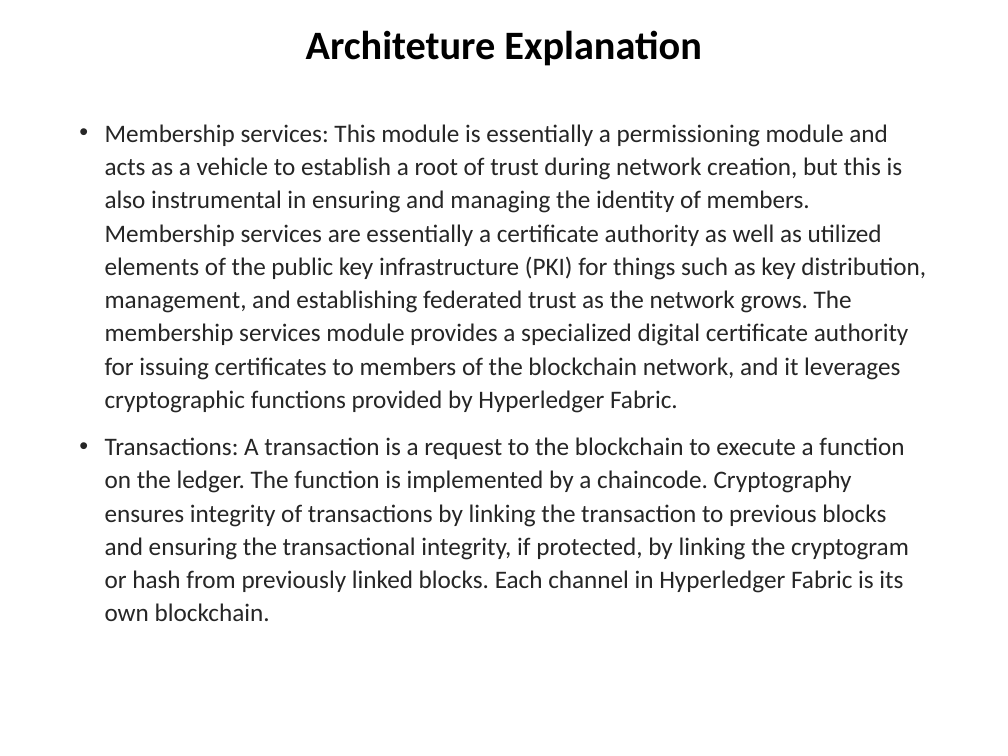
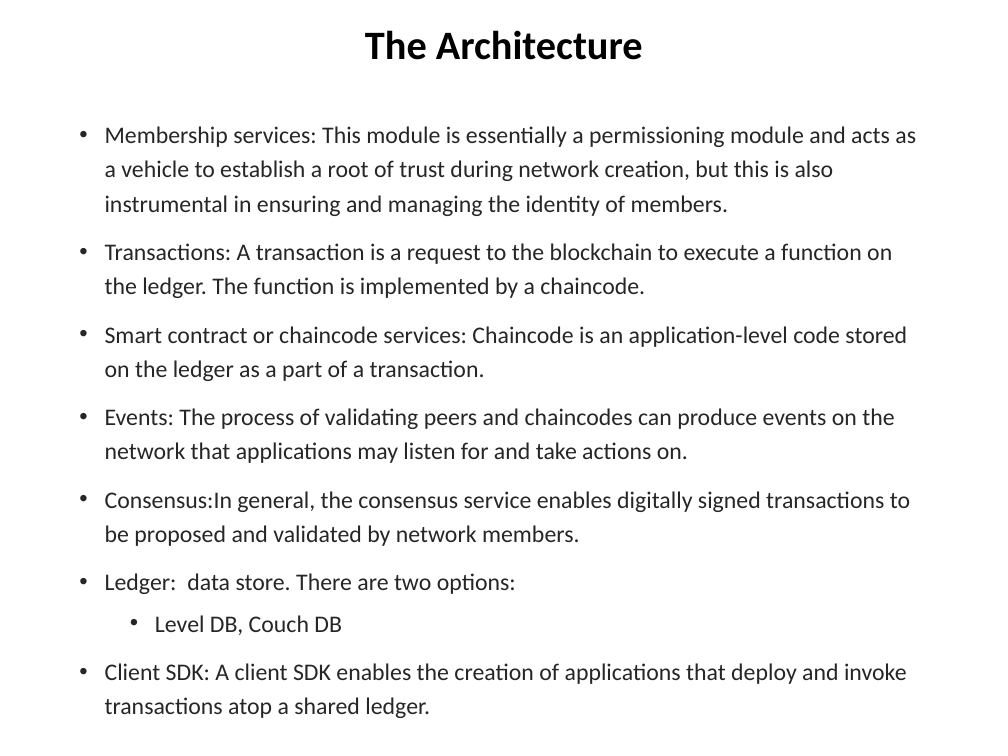
Before and after one commit to chuacw/SGUS-Slides, a slide deck: slide 7 of BCI - Day8 - Hyperledger 1 Intro.pptx (slide 9 before the commit). Drawn at 1008x756 pixels with LibreOffice and Linux fonts; fonts in the diff are those of the drawing. Boxes give left, top, right and bottom in pixels: in the first picture for what was removed or moved away, otherwise in the second. Text is boxed around its words. In the diff, an @@ line names an element or a change of style, - is before the commit and + after.

```diff
--- a/BCI - Day8 - Hyperledger 1 Intro.pptx
+++ b/BCI - Day8 - Hyperledger 1 Intro.pptx
@@ title at (x1=365, y1=30, x2=643, y2=60): text changed @@
-Architeture Explanation
+The Architecture
@@ text at (x1=105, y1=126, x2=916, y2=718): text changed; size 18 to 17 pt @@
-• Membership services: This module is essentially a permissioning module and acts as a vehicle to establish a root of trust during network creation, but this is also instrumental in ensuring and managing the identity of members. Membership services are essentially a certificate authority as well as utilized elements of the public key infrastructure (PKI) for things such as key distribution, management, and establishing federated trust as the network grows. The membership services module provides a specialized digital certificate authority for issuing certificates to members of the blockchain network, and it leverages cryptographic functions provided by Hyperledger Fabric.
-• Transactions: A transaction is a request to the blockchain to execute a function on the ledger. The function is implemented by a chaincode. Cryptography ensures integrity of transactions by linking the transaction to previous blocks and ensuring the transactional integrity, if protected, by linking the cryptogram or hash from previously linked blocks. Each channel in Hyperledger Fabric is its own blockchain.
+• Membership services: This module is essentially a permissioning module and acts as a vehicle to establish a root of trust during network creation, but this is also instrumental in ensuring and managing the identity of members.
+• Transactions: A transaction is a request to the blockchain to execute a function on the ledger. The function is implemented by a chaincode.
+• Smart contract or chaincode services: Chaincode is an application-level code stored on the ledger as a part of a transaction.
+• Events: The process of validating peers and chaincodes can produce events on the network that applications may listen for and take actions on.
+• Consensus:In general, the consensus service enables digitally signed transactions to be proposed and validated by network members.
+• Ledger: data store. There are two options:
+  • Level DB, Couch DB
+• Client SDK: A client SDK enables the creation of applications that deploy and invoke transactions atop a shared ledger.
```
Also in this commit, not shown: 5 other slides changed, 18 slides added, 4 slides removed, 6 other files.
